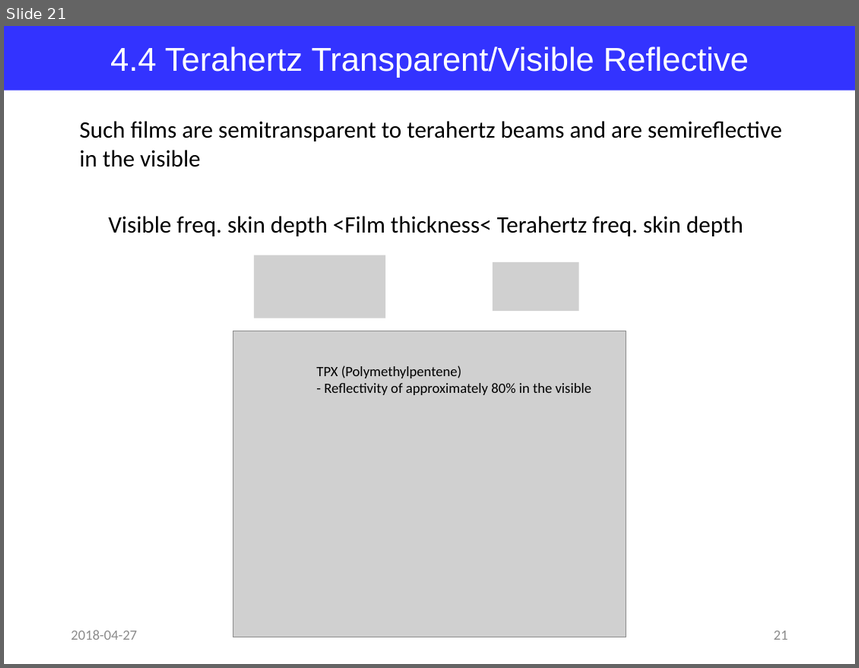
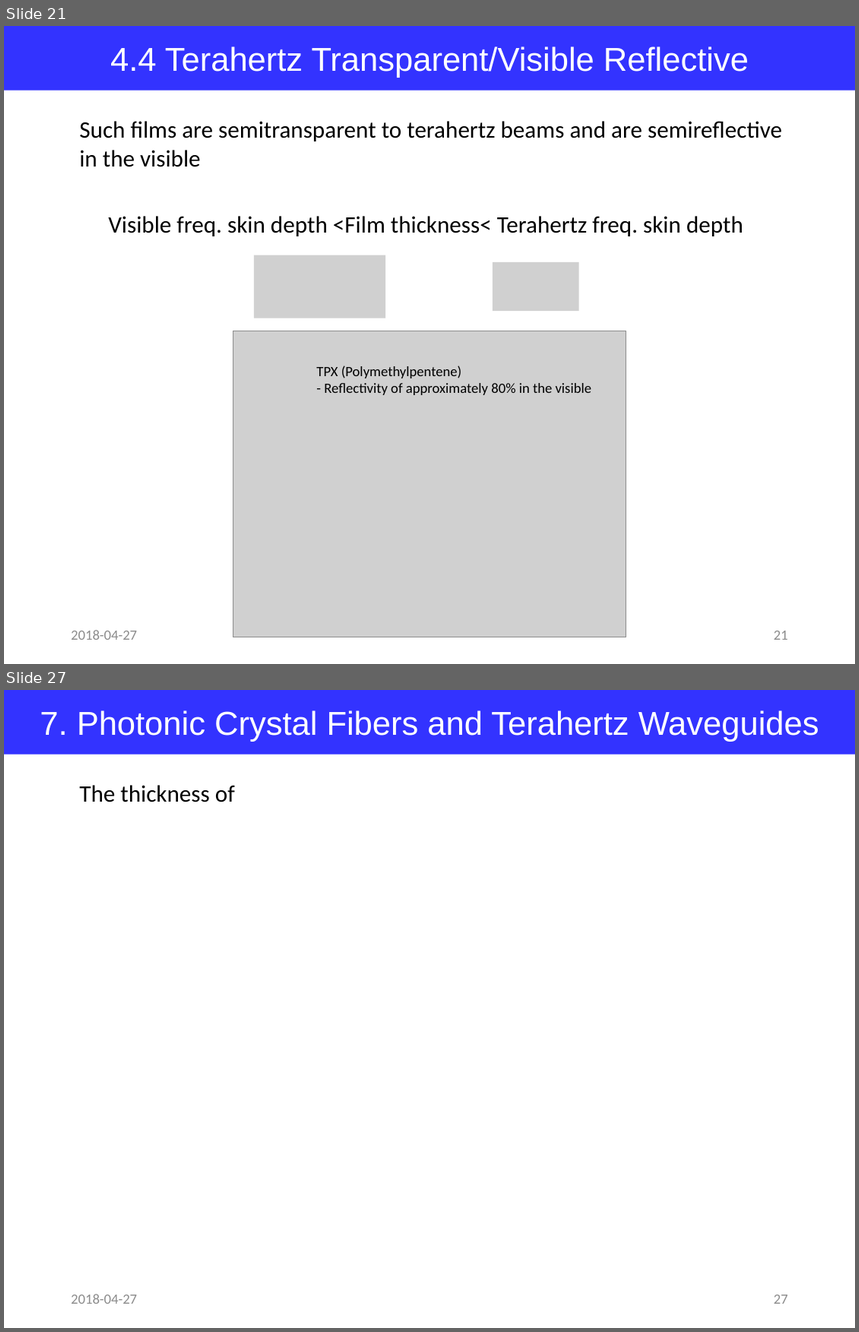
Before and after one commit to jglee96/NBTP_Lab, a slide deck: Terahertz Metrology/Ch8/Terahertz Metrology_Ch8.pptx. Shown one above the other, each under a label of ours: slide 21 before the commit, slides 21 and 27 after it; the slides between them are not shown. The pictures are 859x668 and 859x1332 pixels, drawn with LibreOffice and Linux fonts; fonts in the diff are those of the drawing; grey boxes stand for pictures. Boxes give left, top, right and bottom in pixels: in the first picture for what was removed or moved away, otherwise in the second. Text is boxed around its words. In the diff, an @@ line names an element or a change of style, - is before the commit and + after.

```diff
--- a/Terahertz Metrology/Ch8/Terahertz Metrology_Ch8.pptx
+++ b/Terahertz Metrology/Ch8/Terahertz Metrology_Ch8.pptx
@@ slide 27 added at [4,690,855,1328], background #FFFFFF @@
@@ rectangle added at [4,690,855,755], fill #3333FF, 28 pt, text #FFFFFF @@
+7. Photonic Crystal Fibers and Terahertz Waveguides
@@ text added at [79,785,235,802], 20 pt, text #000000 @@
+The thickness of
@@ text added at [71,1294,137,1304], 12 pt, text #8C8C8C @@
+2018-04-27
@@ page number added at [774,1295,788,1304], 12 pt, text #8C8C8C @@
+27
```
Also in this commit, not shown: 22 slides changed, 3 other slides added, 1 other file.
